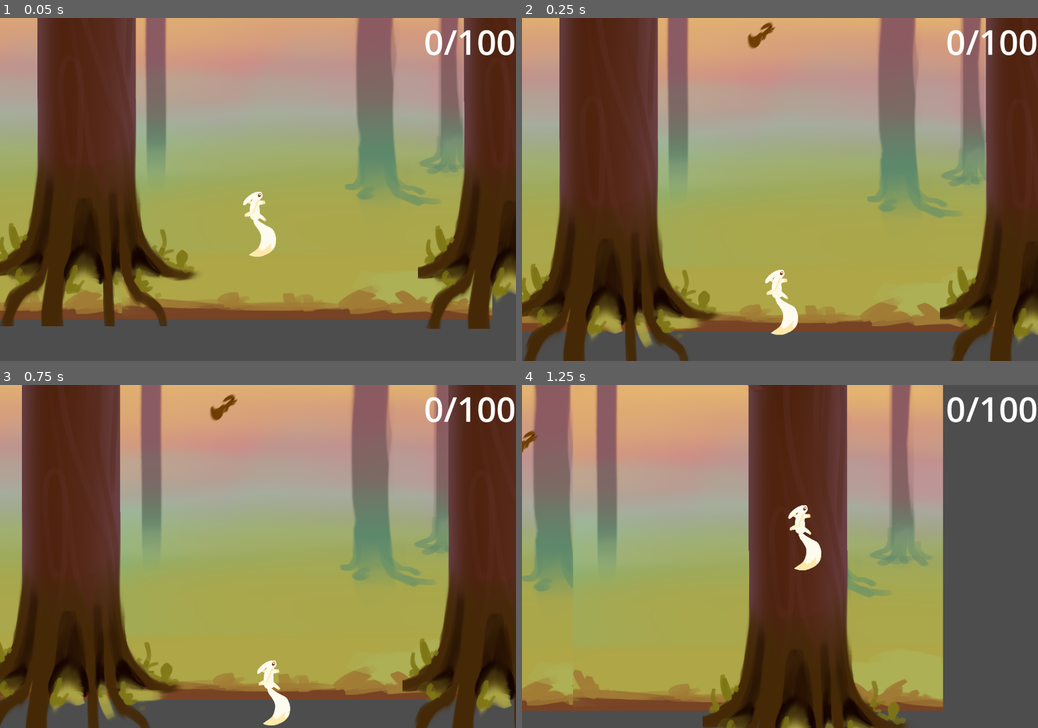
Above: before the commit, frames 1-4 (two rows, left to right).
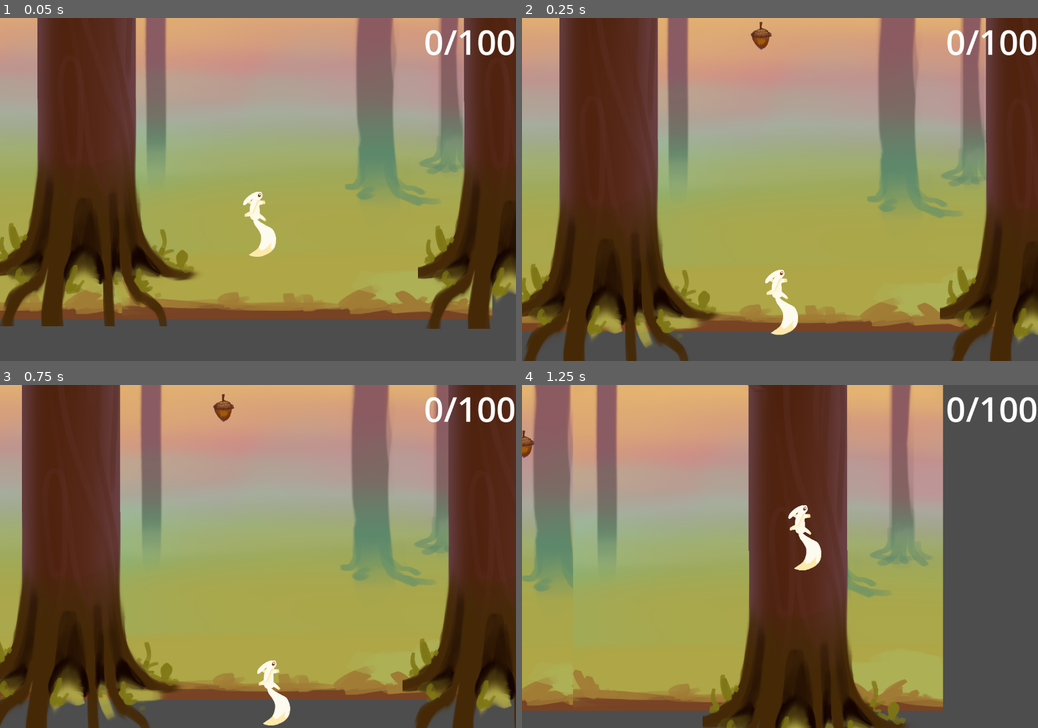
Above: after the commit, the same moments.

Repository: pad918/Forager
Game: Godot game, scene res://Scenes/game_scene.tscn
Same seed, same stepped clock (60 frames per second), same inputs: the game is played once before the commit and once after it.
Inputs:
- Up to frame 1 (0.05 s): no input
- Up to frame 2 (0.25 s): no input
- Up to frame 3 (0.75 s): tap Enter at 0.5 s; hold Right (ui_right) from 0.53 s (still down); hold Enter from 0.53 s (still down)
- Up to frame 4 (1.25 s): keep holding Right (ui_right); keep holding Enter; tap Space at 0.77 s

Frame 1 is identical in both runs. In frame 2, 0.2% of the frame differs, in the area x 43-50%, y 1-10%; in frame 3, 0.2%; in frame 4, 0.2%.

Commit message:
sfx + stashing

Diff:
--- /dev/null
+++ b/Other/nest.gd
@@ -0,0 +1,20 @@
+extends Node2D
+
+var player:Player = null
+@export var nest_area:Area2D
+
+func _ready() -> void:
+	nest_area.area_entered.connect(
+		func(a:Area2D):
+			player = a.get_parent()
+	)
+
+	nest_area.area_exited.connect(
+		func(a):
+			player = null
+	)
+
+func _input(ev):
+	if player!=null and Input.is_key_pressed(KEY_ENTER):
+		print("STASHING ALL ACORNS!")
+		player.stash_acorns()
--- a/Scenes/game_scene.tscn
+++ b/Scenes/game_scene.tscn
@@ -14,6 +14,8 @@
 [ext_resource type="Script" uid="uid://dfm02fblyw5yb" path="res://Scenes/PlayerAnimation.gd" id="8_4xiap"]
 [ext_resource type="Script" uid="uid://cxvciga6twweb" path="res://Player/Movement/flying_movement_state.gd" id="8_7iton"]
 [ext_resource type="Script" uid="uid://bo05g4hfjqg5t" path="res://Player/Movement/ground_movement_state.gd" id="8_ikfsv"]
+[ext_resource type="Script" uid="uid://cxraxrj0jam1p" path="res://Other/nest.gd" id="15_a7fet"]
+[ext_resource type="Texture2D" uid="uid://cxn2rt1k2in5h" path="res://builds/TreeHugger.icon.png" id="15_w8jfd"]
 
 [sub_resource type="RectangleShape2D" id="RectangleShape2D_2fmhe"]
 size = Vector2(15000, 100)
@@ -59,6 +61,9 @@
 radius = 29.0
 height = 124.0
 
+[sub_resource type="RectangleShape2D" id="RectangleShape2D_w8jfd"]
+size = Vector2(188, 181.99998)
+
 [node name="GameScene" type="Node2D"]
 
 [node name="LevelStateHandler" type="Node2D" parent="." node_paths=PackedStringArray("acorn_label")]
@@ -71,6 +76,7 @@
 scroll_offset = Vector2(0, -850)
 
 [node name="Background1" type="Sprite2D" parent="Parallax2D"]
+z_index = -100
 texture = ExtResource("1_1ixah")
 
 [node name="TreeLeft" parent="." instance=ExtResource("2_2fmhe")]
@@ -250,3 +256,24 @@
 
 [node name="Acorn10" parent="Collectables" instance=ExtResource("4_5dgvu")]
 position = Vector2(-251, 1904)
+
+[node name="Nests" type="Node2D" parent="."]
+
+[node name="Nest" type="Node2D" parent="Nests" node_paths=PackedStringArray("nest_area")]
+position = Vector2(46, 2934)
+script = ExtResource("15_a7fet")
+nest_area = NodePath("NestArea")
+
+[node name="NestSprite" type="Sprite2D" parent="Nests/Nest"]
+self_modulate = Color(1, 0.4807102, 0.28521508, 1)
+z_index = -1
+position = Vector2(0, 72)
+texture = ExtResource("15_w8jfd")
+
+[node name="NestArea" type="Area2D" parent="Nests/Nest"]
+collision_layer = 2147483648
+collision_mask = 2147483648
+
+[node name="NestCollider" type="CollisionShape2D" parent="Nests/Nest/NestArea"]
+position = Vector2(-2, 72)
+shape = SubResource("RectangleShape2D_w8jfd")
--- a/Scenes/level_state_handler.gd
+++ b/Scenes/level_state_handler.gd
@@ -17,8 +17,9 @@
 	acorns_collected = acorn_target
 	update_ui()
 
-func collected_acorn():
-	acorns_collected+=1
+func add_acorns(num:int):
+	acorns_collected+=num
+	print("state handler num acorns: ", acorns_collected)
 	update_ui()
 
 func has_reached_target():
--- a/Scenes/player.gd
+++ b/Scenes/player.gd
@@ -1,4 +1,6 @@
 extends CharacterBody2D
+
+class_name Player
 
 #	How movement should work
 #	* Statemachine
@@ -7,6 +9,22 @@
 #		* State 3: Gliding / jumping
 #
 
+var num_acorns:int = 0
+
+func add_acorn():
+	num_acorns += 1
+	update_fatness()
+
+func update_fatness():
+	scale.x = 1+(num_acorns*0.2)
+
+func stash_acorns():
+	print("stashing, player has: ", num_acorns)
+	var state_handler: LevelStateHandler = get_node("%LevelStateHandler")
+	state_handler.add_acorns(num_acorns)
+	num_acorns = 0
+	update_fatness()
+
 func _ready() -> void:
 	pass
 
--- a/Tree/acorn.gd
+++ b/Tree/acorn.gd
@@ -4,9 +4,8 @@
 
 func _ready() -> void:
 	area.area_entered.connect(
-		func(n):
-			print("Collected Acorn!")
-			var state_handler: LevelStateHandler = get_node("%LevelStateHandler")
-			state_handler.collected_acorn()
+		func(n:Area2D):
+			var player:Player = n.get_parent()
+			player.add_acorn()
 			queue_free()
 	)
--- a/Tree/acorn.tscn
+++ b/Tree/acorn.tscn
@@ -1,7 +1,7 @@
 [gd_scene load_steps=4 format=3 uid="uid://c41p78r35r52s"]
 
 [ext_resource type="Script" uid="uid://l2cvr0h5re70" path="res://Tree/acorn.gd" id="1_vcu7w"]
-[ext_resource type="Texture2D" uid="uid://cl18b1wvvbekb" path="res://Sprites/Treehuggers Concept/sprite leap.png" id="2_hpdyy"]
+[ext_resource type="Texture2D" uid="uid://b2vomw5gswj3b" path="res://Sprites/Treehuggers Concept/acorn.png" id="2_vcu7w"]
 
 [sub_resource type="CircleShape2D" id="CircleShape2D_uscyt"]
 radius = 74.0
@@ -11,10 +11,9 @@
 area = NodePath("AcornCollider")
 
 [node name="AcornSprite" type="Sprite2D" parent="."]
-self_modulate = Color(0.43908498, 0.24615666, 1.92523e-07, 1)
 position = Vector2(7.9999914, 4)
-scale = Vector2(0.40415335, 0.7196532)
-texture = ExtResource("2_hpdyy")
+scale = Vector2(0.535, 0.535)
+texture = ExtResource("2_vcu7w")
 
 [node name="AcornCollider" type="Area2D" parent="."]
 collision_layer = 2147483648
Not shown, added: Other/nest.gd.uid
Not shown: 1 places in Scenes/game_scene.tscn that only renumber resources
Binary file added: Sprites/Treehuggers Concept/acorn.png
Not shown, added: Sprites/Treehuggers Concept/acorn.png.import
Not shown, added: audio/sfx/acorn-drop_seamless.wav
Not shown, added: audio/sfx/acorn-full.wav
Not shown, added: audio/sfx/acorn-grab_1.wav
Not shown, added: audio/sfx/acorn-grab_2.wav
Not shown, added: audio/sfx/acorn-grab_3.wav
Not shown, added: audio/sfx/acorn-grab_4.wav
Not shown, added: audio/sfx/ambience-forest_seamless.wav
Not shown, added: audio/sfx/djump_1.wav
(and 17 more such lines)
